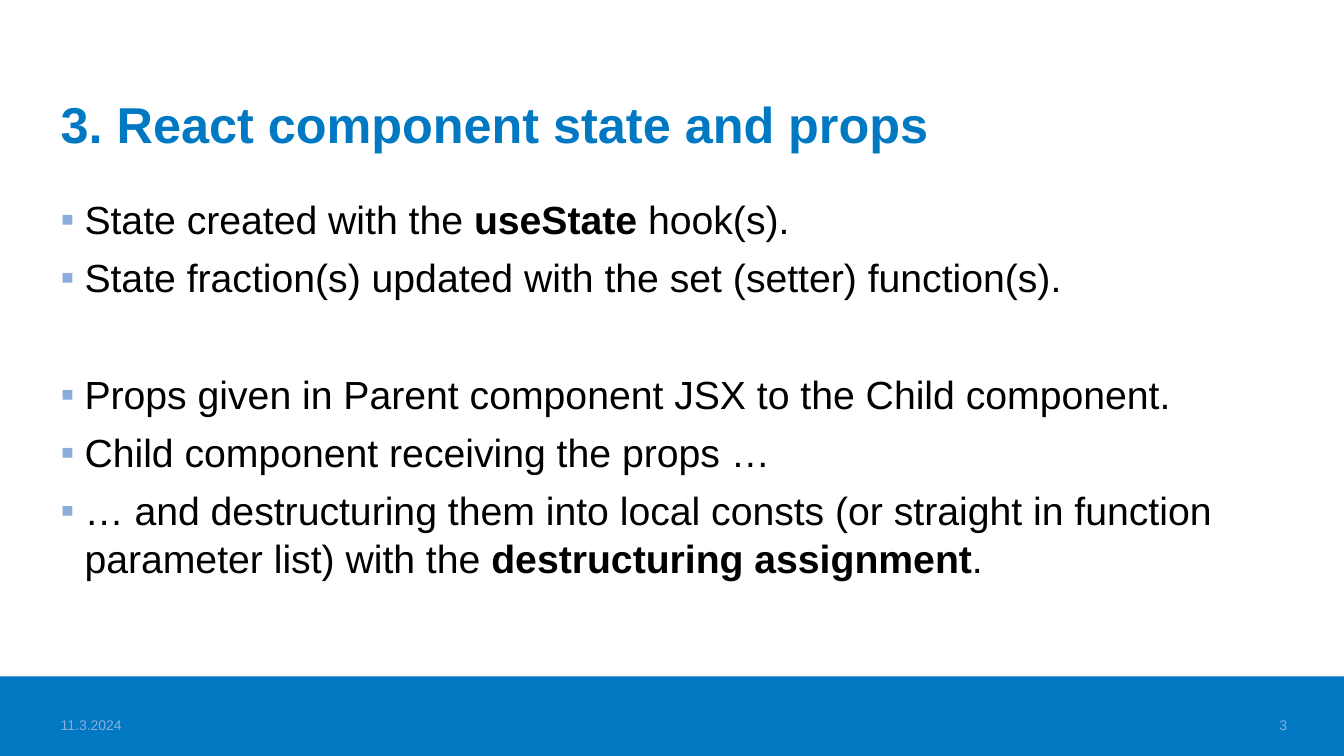
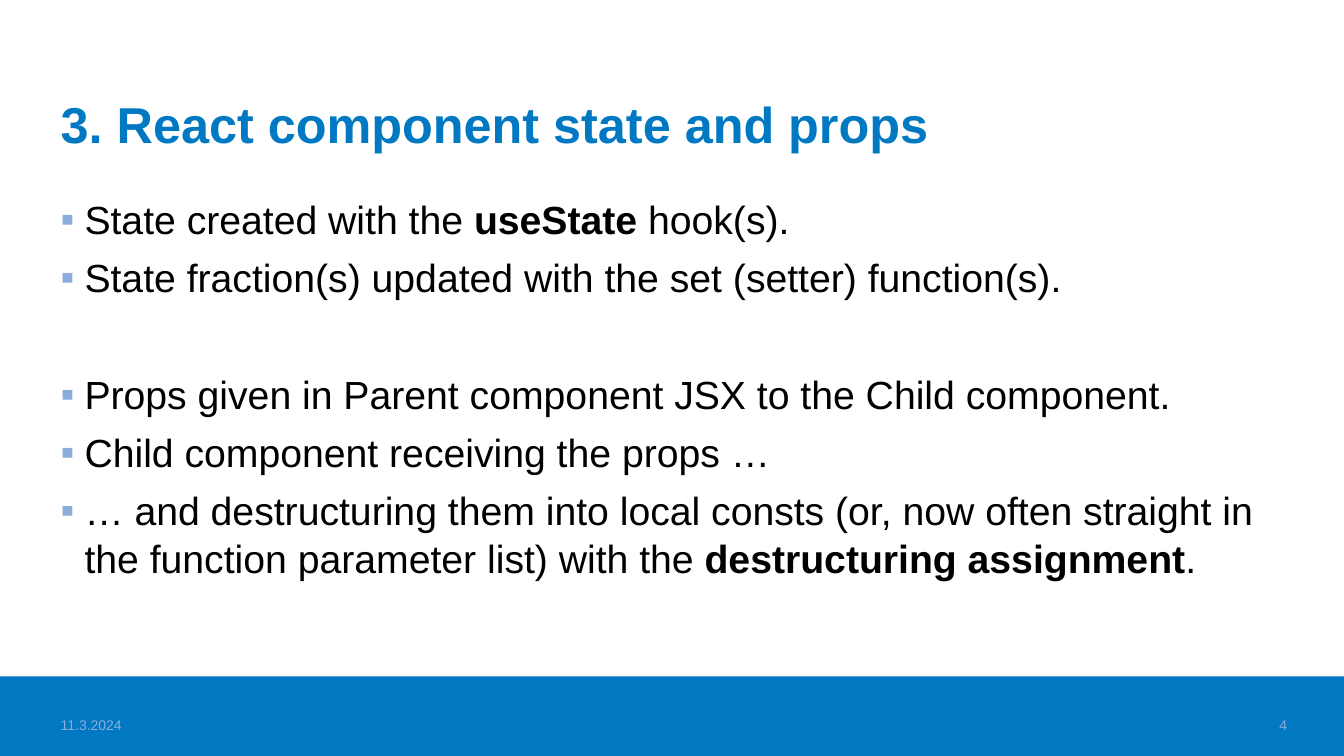
Before and after one commit to haagahelia/ohke-teknologiat, a slide deck: slide 4 of 05_frontend/Frontend_VideoTopics.pptx (slide 3 before the commit). Drawn at 1344x756 pixels with LibreOffice and Linux fonts; fonts in the diff are those of the drawing; background and template pictures are left out. Boxes give left, top, right and bottom in pixels: in the first picture for what was removed or moved away, otherwise in the second. Text is boxed around its words. In the diff, an @@ line names an element or a change of style, - is before the commit and + after.

```diff
--- a/05_frontend/Frontend_VideoTopics.pptx
+++ b/05_frontend/Frontend_VideoTopics.pptx
@@ text at [85,496,1253,581]: text changed @@
-▪ … and destructuring them into local consts (or straight in function parameter list) with the destructuring assignment.
+▪ … and destructuring them into local consts (or, now often straight in the function parameter list) with the destructuring assignment.
@@ page number at [1279,720,1287,730]: text changed @@
-3
+4
```
Also in this commit, not shown: 6 other slides changed, 1 slide added, 1 other file.
